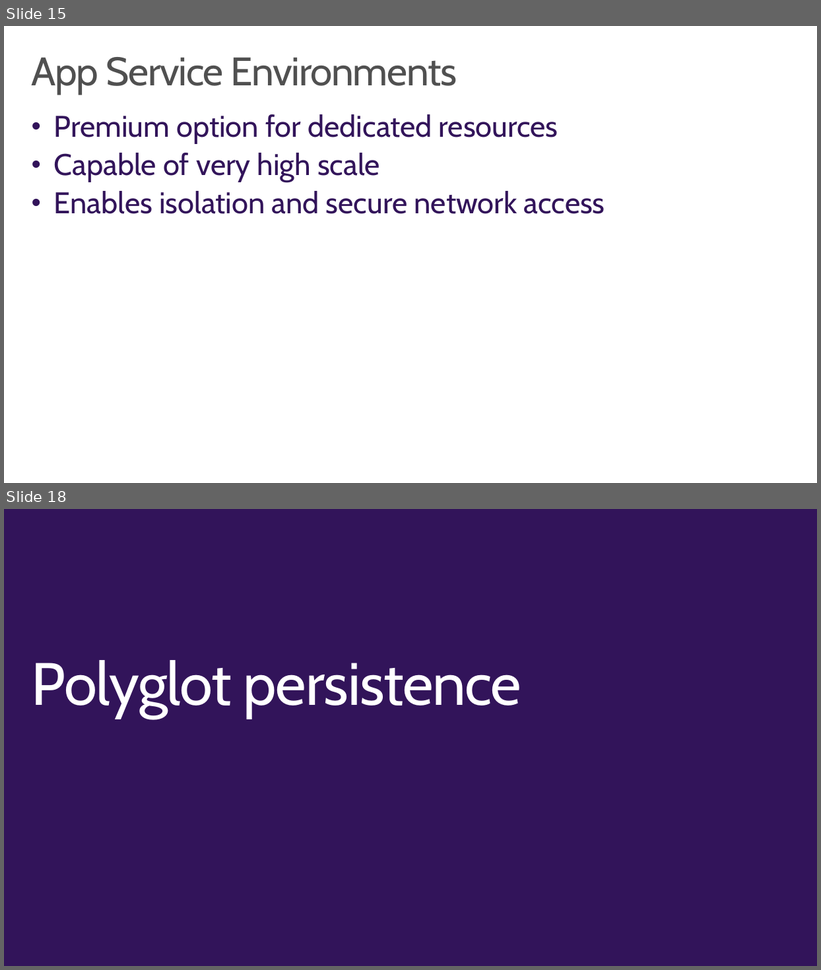
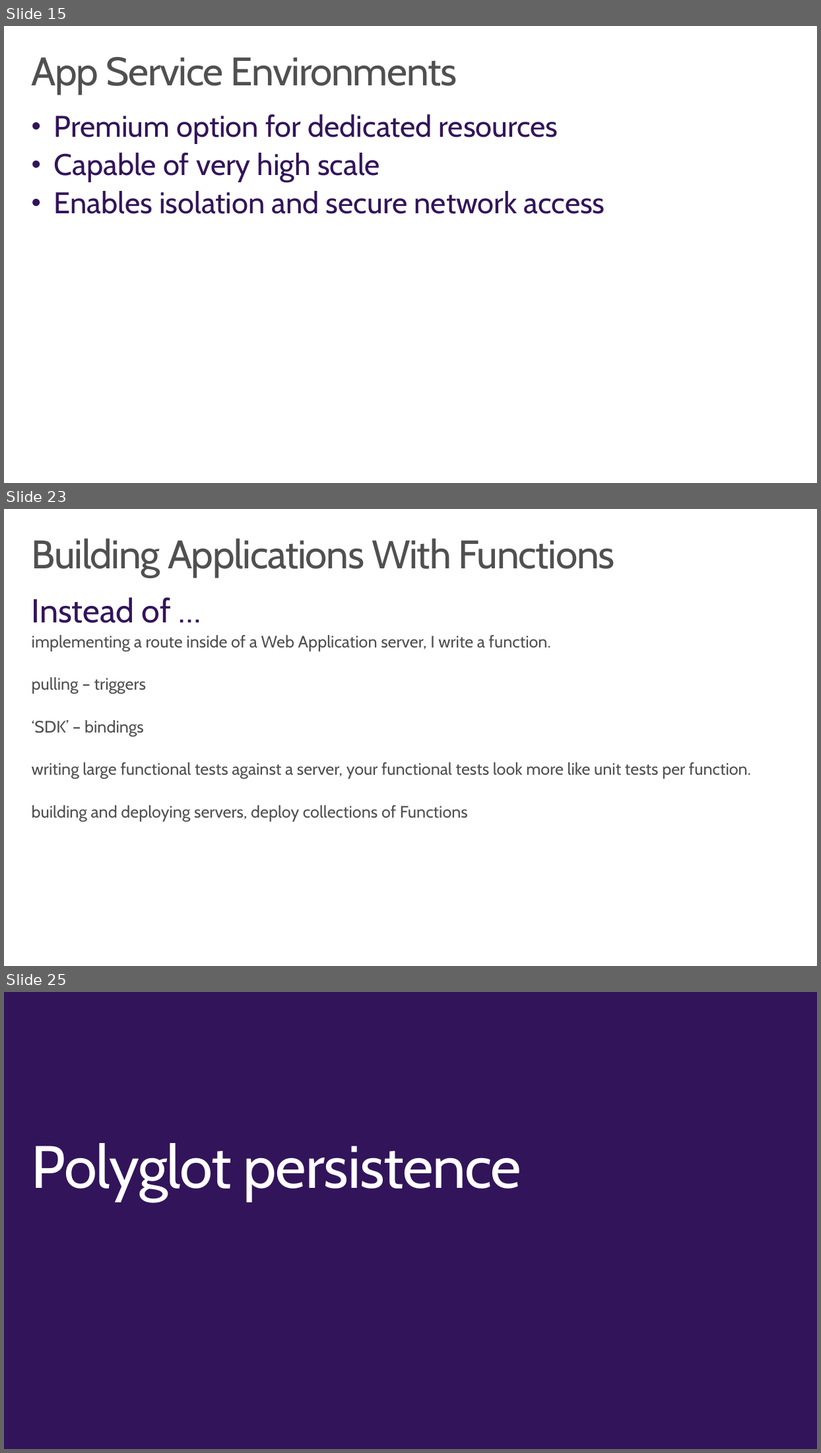
Before and after one commit to wely/DevCamp, a slide deck: Presentation/Module02-ModernCloudApps.pptx. Shown one above the other, each under a label of ours: slides 15 and 18 before the commit, slides 15, 23 and 25 after it; the slides between them are not shown. The pictures are 821x970 and 821x1453 pixels, drawn with LibreOffice and Linux fonts; fonts in the diff are those of the drawing; background and template pictures are left out. Boxes give left, top, right and bottom in pixels: in the first picture for what was removed or moved away, otherwise in the second. Text is boxed around its words. In the diff, an @@ line names an element or a change of style, - is before the commit and + after.

```diff
--- a/Presentation/Module02-ModernCloudApps.pptx
+++ b/Presentation/Module02-ModernCloudApps.pptx
@@ slide 23 added at (x1=4, y1=509, x2=817, y2=966), background #FFFFFF @@
@@ title added at (x1=32, y1=538, x2=615, y2=577), 48 pt, text #505050 @@
+Building Applications With Functions
@@ text added at (x1=32, y1=597, x2=751, y2=822), 20 pt, text #505050 @@
+Instead of …
+  implementing a route inside of a Web Application server, I write a function.
+  pulling – triggers
+  ‘SDK’ – bindings
+  writing large functional tests against a server, your functional tests look more like unit tests per function.
+  building and deploying servers, deploy collections of Functions
@@ what was slide 18 is now slide 25 @@
```
Also in this commit, not shown: 1 slide changed, 7 other slides added, 1 slide removed, 6 other files.
